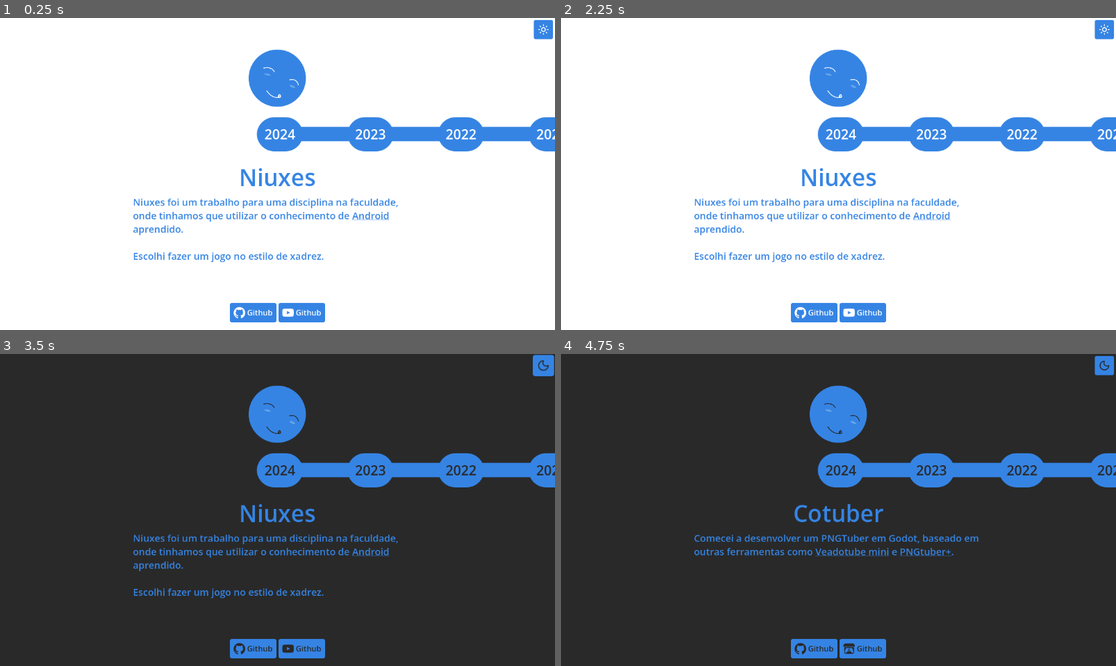
Above: before the commit, frames 1-4 (two rows, left to right).
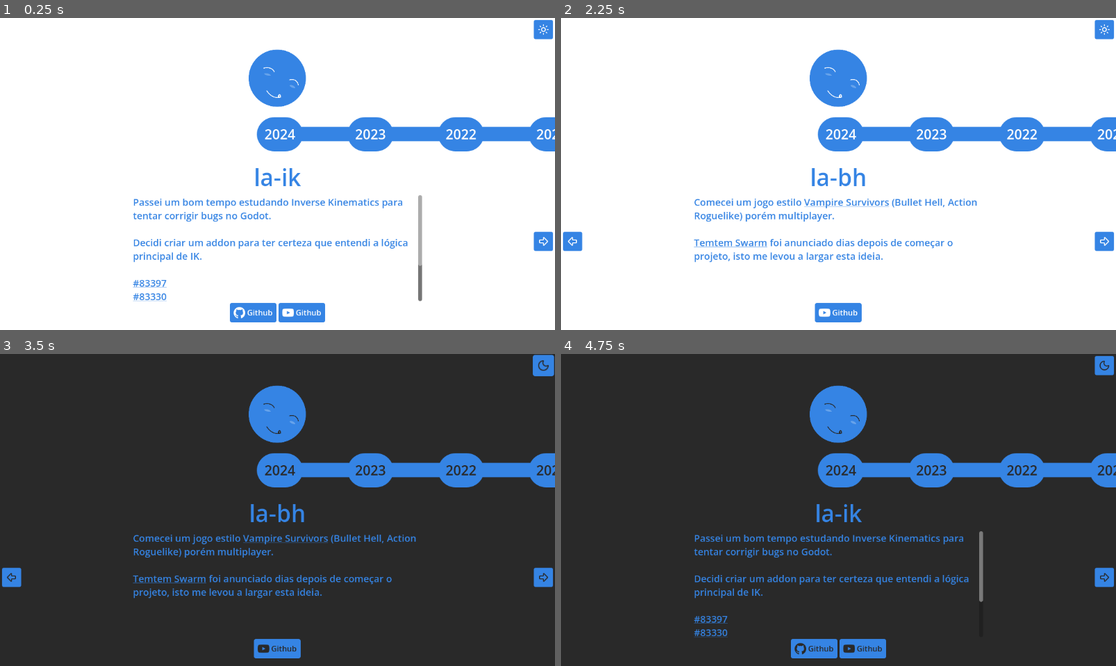
Above: after the commit, the same moments.

Repository: thiagola92/projects
Game: Godot game, scene res://scenes/index.tscn
Same seed, same stepped clock (60 frames per second), same inputs: the game is played once before the commit and once after it.
Inputs (mouse positions are in pixels of both pictures, inside the frame that each line leads up to):
- Up to frame 1 (0.25 s): no input
- Up to frame 2 (2.25 s): click (1104, 242) at 0.52 s; click (572, 242) at 1.27 s; click (1104, 242) at 2.02 s
- Up to frame 3 (3.5 s): click (543, 366) at 2.75 s
- Up to frame 4 (4.75 s): click (838, 416) at 3.5 s; click "2024" at 4.25 s

The runs differ from the first frame. In frame 1, 3.4% of the frame differs, in the area x 23-100%, y 48-91%; in frame 2, 4.0%, in the area x 0-100%, y 48-98%; in frame 3, 3.9%; in frame 4, 3.0%.

Commit message:
Can page through projects inside a year

Diff:
--- a/scenes/index.gd
+++ b/scenes/index.gd
@@ -1,4 +1,28 @@
 extends VBoxContainer
+
+
+var projects: Array[Project] = []
+
+var current_project: int = 0
+
+
+func _ready() -> void:
+	EventBus.theme_changed.connect(_on_theme_changed)
+	%Timeline.press_first()
+
+
+func _adjust_selection() -> void:
+	if current_project == 0:
+		%Previous.modulate.a = 0
+	else:
+		%Previous.modulate.a = 1
+
+	if current_project == projects.size() - 1:
+		%Next.modulate.a = 0
+	else:
+		%Next.modulate.a = 1
+
+	%ProjectDescription.project = projects[current_project]
 
 
 func _on_profile_pressed() -> void:
@@ -10,6 +34,9 @@
 
 
 func _on_timeline_dir_selected(directory: String) -> void:
+	current_project = 0
+	projects.clear()
+
 	var dir := DirAccess.open(directory)
 
 	assert(dir != null)
@@ -20,4 +47,53 @@
 		var filepath := directory.path_join(filename)
 		var project := load(filepath) as Project
 
-		$ProjectDescription.project = project
+		projects.append(project)
+
+	_adjust_selection()
+
+
+func _on_theme_changed(light_theme: bool) -> void:
+	if light_theme:
+		%Previous.add_theme_color_override("icon_normal_color", Color.WHITE)
+		%Previous.add_theme_color_override("icon_focus_color", Color.WHITE)
+		%Previous.add_theme_color_override("icon_pressed_color", Color.WHITE)
+		%Previous.add_theme_color_override("icon_hover_color", Color.WHITE)
+		%Previous.add_theme_color_override("icon_hover_pressed_color", Color.WHITE)
+		%Previous.add_theme_color_override("icon_disabled_color", Color.WHITE)
+		%Next.add_theme_color_override("icon_normal_color", Color.WHITE)
+		%Next.add_theme_color_override("icon_focus_color", Color.WHITE)
+		%Next.add_theme_color_override("icon_pressed_color", Color.WHITE)
+		%Next.add_theme_color_override("icon_hover_color", Color.WHITE)
+		%Next.add_theme_color_override("icon_hover_pressed_color", Color.WHITE)
+		%Next.add_theme_color_override("icon_disabled_color", Color.WHITE)
+	else:
+		%Previous.add_theme_color_override("icon_normal_color", Color.html("#292929"))
+		%Previous.add_theme_color_override("icon_focus_color", Color.html("#292929"))
+		%Previous.add_theme_color_override("icon_pressed_color", Color.html("#292929"))
+		%Previous.add_theme_color_override("icon_hover_color", Color.html("#292929"))
+		%Previous.add_theme_color_override("icon_hover_pressed_color", Color.html("#292929"))
+		%Previous.add_theme_color_override("icon_disabled_color", Color.html("#292929"))
+		%Next.add_theme_color_override("icon_normal_color", Color.html("#292929"))
+		%Next.add_theme_color_override("icon_focus_color", Color.html("#292929"))
+		%Next.add_theme_color_override("icon_pressed_color", Color.html("#292929"))
+		%Next.add_theme_color_override("icon_hover_color", Color.html("#292929"))
+		%Next.add_theme_color_override("icon_hover_pressed_color", Color.html("#292929"))
+		%Next.add_theme_color_override("icon_disabled_color", Color.html("#292929"))
+
+
+func _on_previous_pressed() -> void:
+	if current_project <= 0:
+		return
+
+	current_project -= 1
+
+	_adjust_selection()
+
+
+func _on_next_pressed() -> void:
+	if current_project >= projects.size() - 1:
+		return
+
+	current_project += 1
+
+	_adjust_selection()
--- a/scenes/index.tscn
+++ b/scenes/index.tscn
@@ -5,8 +5,11 @@
 [ext_resource type="PackedScene" uid="uid://f5fhe8j1dtbj" path="res://scenes/theme_button/theme_button.tscn" id="2_hhnvu"]
 [ext_resource type="PackedScene" uid="uid://cm6lk0185ir6b" path="res://scenes/project_description/project_description.tscn" id="2_igtc1"]
 [ext_resource type="PackedScene" uid="uid://bi0y5il1f5ewp" path="res://scenes/timeline/timeline.tscn" id="4_8s3bs"]
+[ext_resource type="StyleBox" uid="uid://1dvk0jdnwhbm" path="res://scenes/button_normal.tres" id="5_eao86"]
+[ext_resource type="Texture2D" uid="uid://hq72sc2aqwih" path="res://scenes/previous.svg" id="6_vc6rt"]
+[ext_resource type="Texture2D" uid="uid://c3q8ptuaaaet8" path="res://scenes/next.svg" id="8_tsphw"]
 
-[node name="VBoxContainer" type="VBoxContainer" unique_id=1176529319]
+[node name="Index" type="VBoxContainer" unique_id=1176529319]
 anchors_preset = 15
 anchor_right = 1.0
 anchor_bottom = 1.0
@@ -42,11 +45,54 @@
 unique_name_in_owner = true
 layout_mode = 2
 
-[node name="ProjectDescription" parent="." unique_id=26274998 instance=ExtResource("2_igtc1")]
+[node name="MarginContainer2" type="MarginContainer" parent="." unique_id=1683963999]
 layout_mode = 2
 size_flags_vertical = 3
+theme_override_constants/margin_left = 4
+theme_override_constants/margin_right = 4
+
+[node name="HBoxContainer" type="HBoxContainer" parent="MarginContainer2" unique_id=1863658118]
+layout_mode = 2
+size_flags_vertical = 3
+alignment = 1
+
+[node name="Previous" type="Button" parent="MarginContainer2/HBoxContainer" unique_id=505857564]
+unique_name_in_owner = true
+layout_mode = 2
+size_flags_horizontal = 0
+size_flags_vertical = 4
+mouse_default_cursor_shape = 2
+theme_override_styles/normal = ExtResource("5_eao86")
+theme_override_styles/pressed = ExtResource("5_eao86")
+theme_override_styles/hover = ExtResource("5_eao86")
+theme_override_styles/hover_pressed = ExtResource("5_eao86")
+theme_override_styles/disabled = ExtResource("5_eao86")
+theme_override_styles/focus = ExtResource("5_eao86")
+icon = ExtResource("6_vc6rt")
+
+[node name="ProjectDescription" parent="MarginContainer2/HBoxContainer" unique_id=26274998 instance=ExtResource("2_igtc1")]
+unique_name_in_owner = true
+layout_mode = 2
+size_flags_horizontal = 3
+size_flags_vertical = 3
 offset_transform_enabled = true
+
+[node name="Next" type="Button" parent="MarginContainer2/HBoxContainer" unique_id=1512205698]
+unique_name_in_owner = true
+layout_mode = 2
+size_flags_horizontal = 8
+size_flags_vertical = 4
+mouse_default_cursor_shape = 2
+theme_override_styles/normal = ExtResource("5_eao86")
+theme_override_styles/pressed = ExtResource("5_eao86")
+theme_override_styles/hover = ExtResource("5_eao86")
+theme_override_styles/hover_pressed = ExtResource("5_eao86")
+theme_override_styles/disabled = ExtResource("5_eao86")
+theme_override_styles/focus = ExtResource("5_eao86")
+icon = ExtResource("8_tsphw")
 
 [connection signal="pressed" from="Profile" to="." method="_on_profile_pressed"]
 [connection signal="dir_selected" from="Timeline" to="." method="_on_timeline_dir_selected"]
 [connection signal="item_rect_changed" from="Timeline" to="." method="_on_timeline_item_rect_changed"]
+[connection signal="pressed" from="MarginContainer2/HBoxContainer/Previous" to="." method="_on_previous_pressed"]
+[connection signal="pressed" from="MarginContainer2/HBoxContainer/Next" to="." method="_on_next_pressed"]
--- /dev/null
+++ b/scenes/next.svg
@@ -0,0 +1 @@
+<svg xmlns="http://www.w3.org/2000/svg" width="24" height="24" viewBox="0 0 24 24" fill="none" stroke="#ffffff" stroke-width="2" stroke-linecap="round" stroke-linejoin="round" class="lucide lucide-arrow-big-right-icon lucide-arrow-big-right"><path d="M13.207 19.793a.707.707 0 0 1-1.207-.5V16a1 1 0 0 0-1-1H5a1 1 0 0 1-1-1v-4a1 1 0 0 1 1-1h6a1 1 0 0 0 1-1V4.707a.707.707 0 0 1 1.207-.5l6.94 6.94a1.207 1.207 0 0 1 0 1.707z"/></svg>
--- /dev/null
+++ b/scenes/previous.svg
@@ -0,0 +1 @@
+<svg xmlns="http://www.w3.org/2000/svg" width="24" height="24" viewBox="0 0 24 24" fill="none" stroke="#ffffff" stroke-width="2" stroke-linecap="round" stroke-linejoin="round" class="lucide lucide-arrow-big-left-icon lucide-arrow-big-left"><path d="M10.793 19.793a.707.707 0 0 0 1.207-.5V16a1 1 0 0 1 1-1h6a1 1 0 0 0 1-1v-4a1 1 0 0 0-1-1h-6a1 1 0 0 1-1-1V4.707a.707.707 0 0 0-1.207-.5l-6.94 6.94a1.207 1.207 0 0 0 0 1.707z"/></svg>
--- a/scenes/timeline/timeline.gd
+++ b/scenes/timeline/timeline.gd
@@ -30,6 +30,13 @@
 
 func _process(_delta: float) -> void:
 	_move_to_target()
+
+
+func press_first() -> void:
+	for c in %Years.get_children():
+		if c is YearButton:
+			c.pressed.emit()
+			break
 
 
 func _clear() -> void:
Not shown, added: scenes/next.svg.import
Not shown, added: scenes/previous.svg.import
Not shown, changed: docs/index.html
Not shown, changed: docs/index.pck
